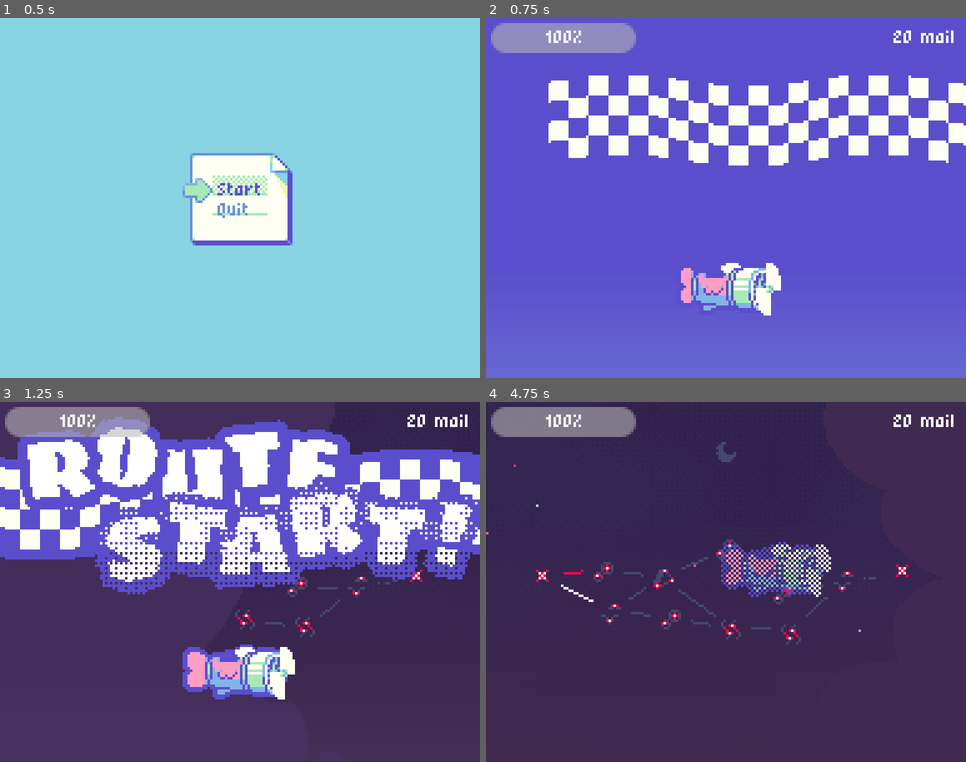
Above: before the commit, frames 1-4 (two rows, left to right).
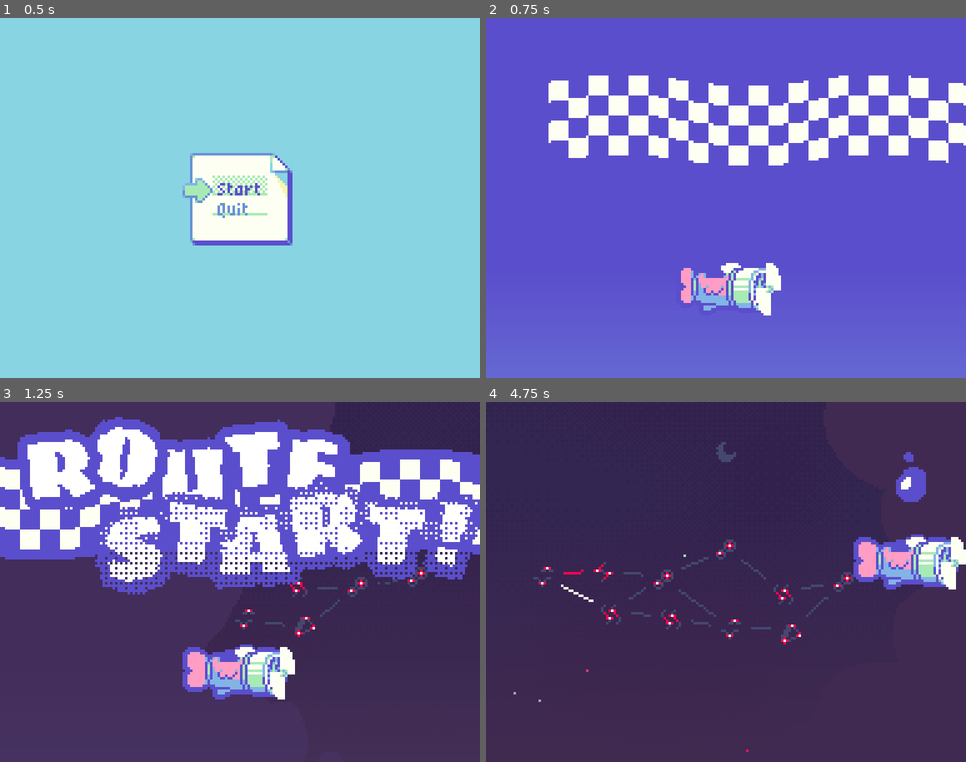
Above: after the commit, the same moments.

Repository: webcatzz/bjay
Game: Godot game, scene res://scenes/ui/title/title.tscn
The game is run twice, just before and just after one commit, with the same random seed, the same clock (stepped at 60 frames per second) and the same inputs.
Inputs (mouse positions are in pixels of both pictures, inside the frame that each line leads up to):
- Up to frame 1 (0.5 s): no input
- Up to frame 2 (0.75 s): click "Start" at 0.5 s
- Up to frame 3 (1.25 s): no input
- Up to frame 4 (4.75 s): tap Enter (ui_accept) at 1.25, 1.52, 2.27, 3.77, 4.52 s; move the mouse to (831, 564) at 1.27 s; hold D (move_right) 1.28-2.03 s; hold Space (dash) 1.28-2.03 s; click (831, 564) at 1.42 s; move the mouse to (630, 600) at 2.02 s; hold S (move_down) 2.03-2.78 s; tap Space (dash) at 2.1, 3.6 s; click (630, 600) at 2.17 s; move the mouse to (774, 502) at 2.77 s; hold D (move_right) 2.78-3.53 s; hold Space (dash) 2.78-3.53 s; click (774, 502) at 2.92 s; move the mouse to (702, 654) at 3.52 s; hold W (move_up) 3.53-4.28 s; click (702, 654) at 3.67 s; move the mouse to (870, 636) at 4.27 s; hold A (move_left) from 4.28 s (still down); hold Space (dash) from 4.28 s (still down); click (870, 636) at 4.42 s

Frame 1 is identical in both runs. In frame 2, 2.6% of the frame differs, in the area x 1-98%, y 1-10%; in frame 3, 3.2%; in frame 4, 8.5%, in the area x 0-100%, y 1-98%.

Commit message:
i forgot what i did before but i just added damage fx

Diff:
--- a/project.godot
+++ b/project.godot
@@ -14,6 +14,10 @@
 run/main_scene="uid://bhlcn6ahmfn20"
 config/features=PackedStringArray("4.4", "GL Compatibility")
 config/icon="res://icon.svg"
+
+[audio]
+
+buses/default_bus_layout=""
 
 [autoload]
 
--- a/resources/place.gd
+++ b/resources/place.gd
@@ -1,6 +1,6 @@
 class_name Place
 
-var type: PlaceType = preload("res://resources/place_type/default.tres")
+var type: PlaceType
 var coords: Vector2i
 var next_places: Array[Place]
 
--- a/scenes/game.gd
+++ b/scenes/game.gd
@@ -7,7 +7,9 @@
 var health: int = 100000000000 : set = _set_health
 var place: Place : set = _set_place
 
-var babble_friendship: int
+var data: Dictionary[String, Variant]
+
+@onready var music: AudioStreamPlayer = $Music
 
 
 # inventory
@@ -41,6 +43,13 @@
 		Map.generate()
 
 
+# music
+
+func play_music(stream: AudioStream) -> void:
+	music.stream = stream
+	music.play()
+
+
 # pausing
 
 func _unhandled_key_input(event: InputEvent) -> void:
--- a/scenes/game.tscn
+++ b/scenes/game.tscn
@@ -8,3 +8,5 @@
 
 [node name="Pause" parent="." instance=ExtResource("2_yqjtg")]
 visible = false
+
+[node name="Music" type="AudioStreamPlayer" parent="."]
--- a/scenes/map.gd
+++ b/scenes/map.gd
@@ -29,13 +29,16 @@
 			var next_place: Place = _get_place(coords)
 			prev_place.link(next_place)
 		_grid[coords].link(destination)
+	# place type
+	for place: Place in _grid.values():
+		place.type = load("res://resources/place_type/%s.tres" % PLACE_WEIGHTS.keys()[_rng.rand_weighted(PLACE_WEIGHTS.values())])
 
 
 func places() -> Array[Place]:
 	return _grid.values()
 
 
-# places
+# paths
 
 func _add_place(place: Place, coords: Vector2i) -> void:
 	place.coords = coords
@@ -43,17 +46,10 @@
 
 
 func _get_place(coords: Vector2i) -> Place:
-	if not coords in _grid: _add_place(_generate_place(), coords)
+	if not coords in _grid:
+		_add_place(Place.new(), coords)
 	return _grid[coords]
 
-
-func _generate_place() -> Place:
-	var place := Place.new()
-	place.type = load("res://resources/place_type/%s.tres" % PLACE_WEIGHTS.keys()[_rng.rand_weighted(PLACE_WEIGHTS.values())])
-	return place
-
-
-# branches
 
 func _branch(coords: Vector2i) -> Vector2i:
 	var branches: PackedInt32Array = [0]
--- a/scenes/route/parts/player.gd
+++ b/scenes/route/parts/player.gd
@@ -32,7 +32,6 @@
 			dash()
 		else:
 			state = State.MOVE
-		dash_held_time = 0.0
 
 
 func _physics_process(delta: float) -> void:
@@ -51,7 +50,8 @@
 	match state:
 		State.MOVE:
 			$Sprite/Tail.speed_scale = 1.0
-		State.DASH_WINDUP, State.DASH:
+		State.DASH_WINDUP:
+			dash_held_time = 0.0
 			$Sprite/Tail.speed_scale = 4.0
 
 
@@ -85,9 +85,13 @@
 func take_damage(amount: int = 1) -> void:
 	if not is_invincible:
 		Game.health -= amount
+		$HitstopTimer.start()
+		get_tree().paused = true
+
 		animator.play(&"hurt")
 		if Game.inventory.size():
 			parachute_item()
+
 		set_invincible(true)
 		invincibility_timer.start()
 
@@ -112,6 +116,11 @@
 	await tween.finished
 	node.position.x = Route.randf_along(0, -16.0)
 	Route.guide(node, preload("res://assets/parachute_path.tres"), 32.0)
+
+
+func _on_hitstop_ended() -> void:
+	get_tree().paused = false
+	input = Input.get_vector(&"move_left", &"move_right", &"move_up", &"move_down")
 
 
 # modulate
--- a/scenes/route/parts/player.tscn
+++ b/scenes/route/parts/player.tscn
@@ -1,8 +1,9 @@
-[gd_scene load_steps=25 format=3 uid="uid://byfvyojcv272m"]
+[gd_scene load_steps=27 format=3 uid="uid://byfvyojcv272m"]
 
 [ext_resource type="Script" uid="uid://d2x4hww6sgom5" path="res://scenes/route/parts/player.gd" id="1_hh32o"]
 [ext_resource type="Texture2D" uid="uid://mxgv3vnh17aa" path="res://assets/plane.png" id="1_rjpy8"]
 [ext_resource type="Material" uid="uid://bnns74q1166ux" path="res://assets/vfx/dither.tres" id="3_1hui5"]
+[ext_resource type="Texture2D" uid="uid://wn3jo435l8aw" path="res://assets/stun_star.png" id="3_4ho2n"]
 [ext_resource type="Texture2D" uid="uid://c3uswi25ahtcx" path="res://assets/dash_bar_frame.png" id="4_88tof"]
 [ext_resource type="Texture2D" uid="uid://e3enk75iqksm" path="res://assets/dash_bar_fill.png" id="5_1uxg6"]
 
@@ -93,6 +94,13 @@
 "speed": 16.0
 }]
 
+[sub_resource type="ParticleProcessMaterial" id="ParticleProcessMaterial_4jgpm"]
+particle_flag_disable_z = true
+direction = Vector3(0, -1, 0)
+initial_velocity_min = 64.0
+initial_velocity_max = 64.0
+gravity = Vector3(0, 98, 0)
+
 [sub_resource type="CircleShape2D" id="CircleShape2D_d610k"]
 
 [sub_resource type="Curve" id="Curve_1uxg6"]
@@ -148,6 +156,18 @@
 "transitions": PackedFloat32Array(1),
 "update": 0,
 "values": [Vector2(0, 0)]
+}
+tracks/3/type = "value"
+tracks/3/imported = false
+tracks/3/enabled = true
+tracks/3/path = NodePath("Sprite:modulate")
+tracks/3/interp = 1
+tracks/3/loop_wrap = true
+tracks/3/keys = {
+"times": PackedFloat32Array(0),
+"transitions": PackedFloat32Array(1),
+"update": 0,
+"values": [Color(1, 1, 1, 1)]
 }
 
 [sub_resource type="Animation" id="Animation_1hui5"]
@@ -190,6 +210,32 @@
 "update": 1,
 "values": [Vector2(-2, 1), Vector2(1, -1), Vector2(0, 0)]
 }
+tracks/3/type = "method"
+tracks/3/imported = false
+tracks/3/enabled = true
+tracks/3/path = NodePath("HurtParticles")
+tracks/3/interp = 1
+tracks/3/loop_wrap = true
+tracks/3/keys = {
+"times": PackedFloat32Array(0),
+"transitions": PackedFloat32Array(1),
+"values": [{
+"args": [false],
+"method": &"restart"
+}]
+}
+tracks/4/type = "value"
+tracks/4/imported = false
+tracks/4/enabled = true
+tracks/4/path = NodePath("Sprite:modulate")
+tracks/4/interp = 1
+tracks/4/loop_wrap = true
+tracks/4/keys = {
+"times": PackedFloat32Array(0, 0.1),
+"transitions": PackedFloat32Array(1, 1),
+"update": 0,
+"values": [Color(1, 0, 0.301961, 1), Color(1, 1, 1, 0.5)]
+}
 
 [sub_resource type="AnimationLibrary" id="AnimationLibrary_88tof"]
 _data = {
@@ -201,7 +247,7 @@
 collision_mask = 3
 script = ExtResource("1_hh32o")
 
-[node name="HurtParticles" type="GPUParticles2D" parent="."]
+[node name="LowHealthParticles" type="GPUParticles2D" parent="."]
 material = ExtResource("3_1hui5")
 emitting = false
 amount = 3
@@ -231,6 +277,15 @@
 autoplay = "default"
 frame_progress = 0.193719
 offset = Vector2(17, 0.5)
+
+[node name="HurtParticles" type="GPUParticles2D" parent="."]
+process_mode = 3
+emitting = false
+amount = 3
+texture = ExtResource("3_4ho2n")
+one_shot = true
+explosiveness = 0.9
+process_material = SubResource("ParticleProcessMaterial_4jgpm")
 
 [node name="Collision" type="CollisionShape2D" parent="."]
 shape = SubResource("CircleShape2D_d610k")
@@ -257,11 +312,13 @@
 process_material = SubResource("ParticleProcessMaterial_i6i3n")
 
 [node name="Animator" type="AnimationPlayer" parent="."]
+process_mode = 3
 libraries = {
 &"": SubResource("AnimationLibrary_88tof")
 }
 
 [node name="UI" type="CanvasLayer" parent="."]
+visible = false
 
 [node name="HealthBar" type="ProgressBar" parent="UI"]
 offset_left = 2.0
@@ -282,8 +339,14 @@
 grow_horizontal = 0
 text = "0 mail"
 
+[node name="HitstopTimer" type="Timer" parent="."]
+process_mode = 3
+wait_time = 0.15
+one_shot = true
+
 [node name="InvincibilityTimer" type="Timer" parent="."]
 wait_time = 0.5
 one_shot = true
 
+[connection signal="timeout" from="HitstopTimer" to="." method="_on_hitstop_ended"]
 [connection signal="timeout" from="InvincibilityTimer" to="." method="set_invincible" binds= [false]]
--- a/scenes/route/parts/route_start.tscn
+++ b/scenes/route/parts/route_start.tscn
@@ -148,7 +148,7 @@
 }
 
 [sub_resource type="Animation" id="Animation_kric0"]
-resource_name = "intro"
+resource_name = "full"
 length = 1.5
 step = 0.1
 tracks/0/type = "value"
@@ -274,10 +274,228 @@
 "values": [Color(1, 1, 1, 1), Color(1, 1, 1, 1), Color(1, 1, 1, 0)]
 }
 
+[sub_resource type="Animation" id="Animation_rj28x"]
+resource_name = "intro"
+length = 0.8
+step = 0.1
+tracks/0/type = "value"
+tracks/0/imported = false
+tracks/0/enabled = true
+tracks/0/path = NodePath("Texture:anchor_left")
+tracks/0/interp = 2
+tracks/0/loop_wrap = true
+tracks/0/keys = {
+"times": PackedFloat32Array(0, 0.2, 0.4),
+"transitions": PackedFloat32Array(1, 1, 1),
+"update": 0,
+"values": [1.0, 0.0, 0.0]
+}
+tracks/1/type = "value"
+tracks/1/imported = false
+tracks/1/enabled = true
+tracks/1/path = NodePath("Route:visible")
+tracks/1/interp = 1
+tracks/1/loop_wrap = true
+tracks/1/keys = {
+"times": PackedFloat32Array(0, 0.2),
+"transitions": PackedFloat32Array(1, 1),
+"update": 1,
+"values": [false, true]
+}
+tracks/2/type = "value"
+tracks/2/imported = false
+tracks/2/enabled = true
+tracks/2/path = NodePath("Start:visible")
+tracks/2/interp = 1
+tracks/2/loop_wrap = true
+tracks/2/keys = {
+"times": PackedFloat32Array(0, 0.5),
+"transitions": PackedFloat32Array(1, 1),
+"update": 1,
+"values": [false, true]
+}
+tracks/3/type = "value"
+tracks/3/imported = false
+tracks/3/enabled = true
+tracks/3/path = NodePath("Route:modulate")
+tracks/3/interp = 2
+tracks/3/loop_wrap = true
+tracks/3/keys = {
+"times": PackedFloat32Array(0.2, 0.4),
+"transitions": PackedFloat32Array(1, 1),
+"update": 0,
+"values": [Color(1, 1, 1, 0), Color(1, 1, 1, 1)]
+}
+tracks/4/type = "value"
+tracks/4/imported = false
+tracks/4/enabled = true
+tracks/4/path = NodePath("Route:scale")
+tracks/4/interp = 2
+tracks/4/loop_wrap = true
+tracks/4/keys = {
+"times": PackedFloat32Array(0.3, 0.4, 0.5),
+"transitions": PackedFloat32Array(1, 1, 1),
+"update": 0,
+"values": [Vector2(1.25, 1.25), Vector2(1, 1), Vector2(1, 1)]
+}
+tracks/5/type = "value"
+tracks/5/imported = false
+tracks/5/enabled = true
+tracks/5/path = NodePath("Start:modulate")
+tracks/5/interp = 2
+tracks/5/loop_wrap = true
+tracks/5/keys = {
+"times": PackedFloat32Array(0.5, 0.7),
+"transitions": PackedFloat32Array(1, 1),
+"update": 0,
+"values": [Color(1, 1, 1, 0), Color(1, 1, 1, 1)]
+}
+tracks/6/type = "value"
+tracks/6/imported = false
+tracks/6/enabled = true
+tracks/6/path = NodePath("Start:scale")
+tracks/6/interp = 2
+tracks/6/loop_wrap = true
+tracks/6/keys = {
+"times": PackedFloat32Array(0.6, 0.7, 0.8),
+"transitions": PackedFloat32Array(1, 1, 1),
+"update": 0,
+"values": [Vector2(1.25, 1.25), Vector2(1, 1), Vector2(1, 1)]
+}
+
+[sub_resource type="Animation" id="Animation_pma2c"]
+resource_name = "outro"
+length = 0.2
+step = 0.1
+tracks/0/type = "value"
+tracks/0/imported = false
+tracks/0/enabled = true
+tracks/0/path = NodePath("Texture:anchor_left")
+tracks/0/interp = 2
+tracks/0/loop_wrap = true
+tracks/0/keys = {
+"times": PackedFloat32Array(),
+"transitions": PackedFloat32Array(),
+"update": 0,
+"values": []
+}
+tracks/1/type = "value"
+tracks/1/imported = false
+tracks/1/enabled = true
+tracks/1/path = NodePath("Route:visible")
+tracks/1/interp = 1
+tracks/1/loop_wrap = true
+tracks/1/keys = {
+"times": PackedFloat32Array(),
+"transitions": PackedFloat32Array(),
+"update": 1,
+"values": []
+}
+tracks/2/type = "value"
+tracks/2/imported = false
+tracks/2/enabled = true
+tracks/2/path = NodePath("Start:visible")
+tracks/2/interp = 1
+tracks/2/loop_wrap = true
+tracks/2/keys = {
+"times": PackedFloat32Array(),
+"transitions": PackedFloat32Array(),
+"update": 1,
+"values": []
+}
+tracks/3/type = "value"
+tracks/3/imported = false
+tracks/3/enabled = true
+tracks/3/path = NodePath("Route:modulate")
+tracks/3/interp = 2
+tracks/3/loop_wrap = true
+tracks/3/keys = {
+"times": PackedFloat32Array(0, 0.2),
+"transitions": PackedFloat32Array(1, 1),
+"update": 0,
+"values": [Color(1, 1, 1, 1), Color(1, 1, 1, 0)]
+}
+tracks/4/type = "value"
+tracks/4/imported = false
+tracks/4/enabled = true
+tracks/4/path = NodePath("Route:scale")
+tracks/4/interp = 2
+tracks/4/loop_wrap = true
+tracks/4/keys = {
+"times": PackedFloat32Array(),
+"transitions": PackedFloat32Array(),
+"update": 0,
+"values": []
+}
+tracks/5/type = "value"
+tracks/5/imported = false
+tracks/5/enabled = true
+tracks/5/path = NodePath("Start:modulate")
+tracks/5/interp = 2
+tracks/5/loop_wrap = true
+tracks/5/keys = {
+"times": PackedFloat32Array(0, 0.2),
+"transitions": PackedFloat32Array(1, 1),
+"update": 0,
+"values": [Color(1, 1, 1, 1), Color(1, 1, 1, 0)]
+}
+tracks/6/type = "value"
+tracks/6/imported = false
+tracks/6/enabled = true
+tracks/6/path = NodePath("Start:scale")
+tracks/6/interp = 2
+tracks/6/loop_wrap = true
+tracks/6/keys = {
+"times": PackedFloat32Array(),
+"transitions": PackedFloat32Array(),
+"update": 0,
+"values": []
+}
+tracks/7/type = "value"
+tracks/7/imported = false
+tracks/7/enabled = true
+tracks/7/path = NodePath("Texture:anchor_right")
+tracks/7/interp = 2
+tracks/7/loop_wrap = true
+tracks/7/keys = {
+"times": PackedFloat32Array(0, 0.2),
+"transitions": PackedFloat32Array(1, 1),
+"update": 0,
+"values": [1.0, 0.0]
+}
+tracks/8/type = "method"
+tracks/8/imported = false
+tracks/8/enabled = true
+tracks/8/path = NodePath(".")
+tracks/8/interp = 1
+tracks/8/loop_wrap = true
+tracks/8/keys = {
+"times": PackedFloat32Array(0.2),
+"transitions": PackedFloat32Array(1),
+"values": [{
+"args": [],
+"method": &"queue_free"
+}]
+}
+tracks/9/type = "value"
+tracks/9/imported = false
+tracks/9/enabled = true
+tracks/9/path = NodePath("Gradient:modulate")
+tracks/9/interp = 1
+tracks/9/loop_wrap = true
+tracks/9/keys = {
+"times": PackedFloat32Array(0, 0.1),
+"transitions": PackedFloat32Array(1, 1),
+"update": 0,
+"values": [Color(1, 1, 1, 1), Color(1, 1, 1, 0)]
+}
+
 [sub_resource type="AnimationLibrary" id="AnimationLibrary_lcksj"]
 _data = {
 &"RESET": SubResource("Animation_lp6ug"),
-&"intro": SubResource("Animation_kric0")
+&"full": SubResource("Animation_kric0"),
+&"intro": SubResource("Animation_rj28x"),
+&"outro": SubResource("Animation_pma2c")
 }
 
 [node name="RouteStart" type="Control"]
@@ -297,6 +515,7 @@
 anchor_bottom = 1.0
 grow_horizontal = 2
 grow_vertical = 2
+mouse_filter = 2
 texture = SubResource("GradientTexture2D_rj28x")
 
 [node name="Texture" type="TextureRect" parent="."]
@@ -310,6 +529,7 @@
 offset_bottom = -7.0
 grow_horizontal = 2
 grow_vertical = 2
+mouse_filter = 2
 texture = ExtResource("3_lp6ug")
 expand_mode = 1
 stretch_mode = 1
@@ -328,6 +548,7 @@
 offset_bottom = -34.0
 grow_horizontal = 2
 grow_vertical = 2
+mouse_filter = 2
 
 [node name="E" type="Label" parent="Route"]
 use_parent_material = true
@@ -397,6 +618,7 @@
 offset_bottom = -6.0
 grow_horizontal = 2
 grow_vertical = 2
+mouse_filter = 2
 
 [node name="!" type="Label" parent="Start"]
 use_parent_material = true
@@ -468,4 +690,4 @@
 libraries = {
 &"": SubResource("AnimationLibrary_lcksj")
 }
-autoplay = "intro"
+autoplay = "full"
--- a/scenes/route/route.gd
+++ b/scenes/route/route.gd
@@ -15,8 +15,8 @@
 
 
 func _ready() -> void:
+	phase = first_phase.instantiate()
 	await get_tree().create_timer(0.5).timeout
-	phase = first_phase.instantiate()
 	add_child(phase)
 	wipe_out()
 
--- a/scenes/test/test_dialogue.gd
+++ b/scenes/test/test_dialogue.gd
@@ -1,6 +1,6 @@
 extends Node
 
-@export_file("*.dialogue") var file: String
+@export_file("*.dlg") var file: String
 @export var key: String
 
 func _ready() -> void:
--- a/scenes/test/test_dialogue.tscn
+++ b/scenes/test/test_dialogue.tscn
@@ -5,6 +5,7 @@
 
 [node name="TestDialogue" type="Node"]
 script = ExtResource("1_0qhje")
-file = "res://resources/dialogue/place_info.dialogue"
+file = "res://resources/dialogue/photos.dlg"
+key = "glass"
 
 [node name="DialogueDisplay" parent="." instance=ExtResource("1_ww2k5")]
Binary file added: assets/stun_star.png
Not shown, added: assets/stun_star.png.import
Binary file changed: mockup.aseprite
Not shown: 1 places in scenes/route/parts/route_start.tscn that only renumber resources
